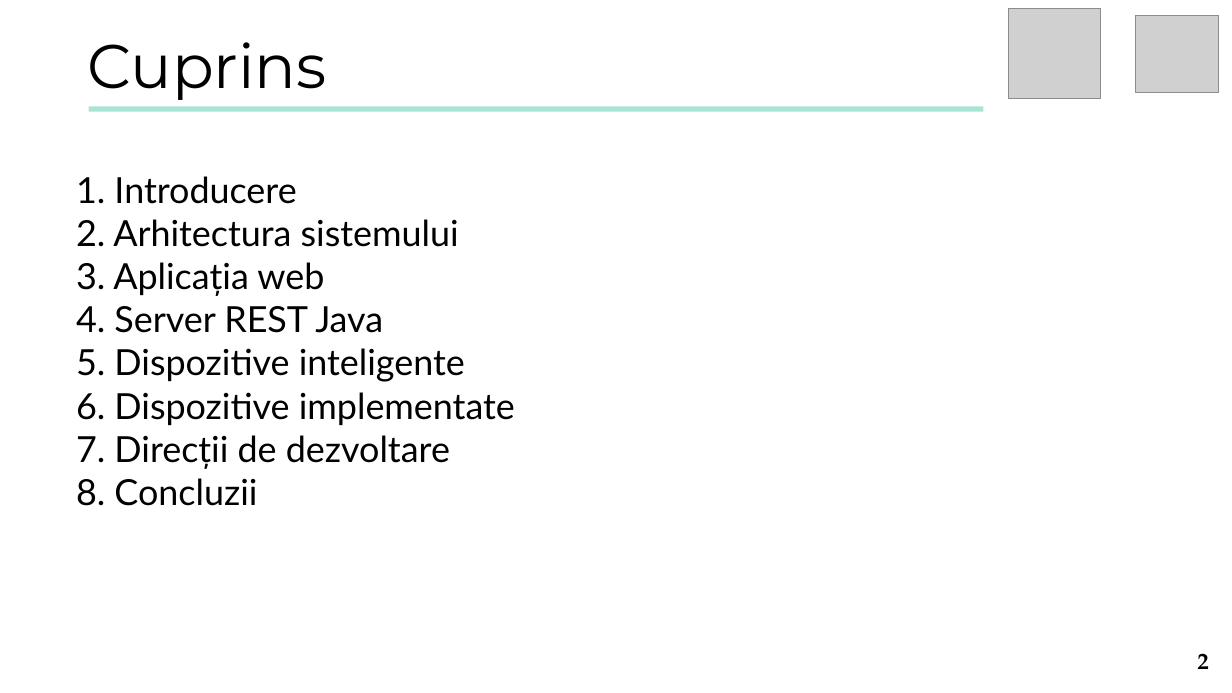
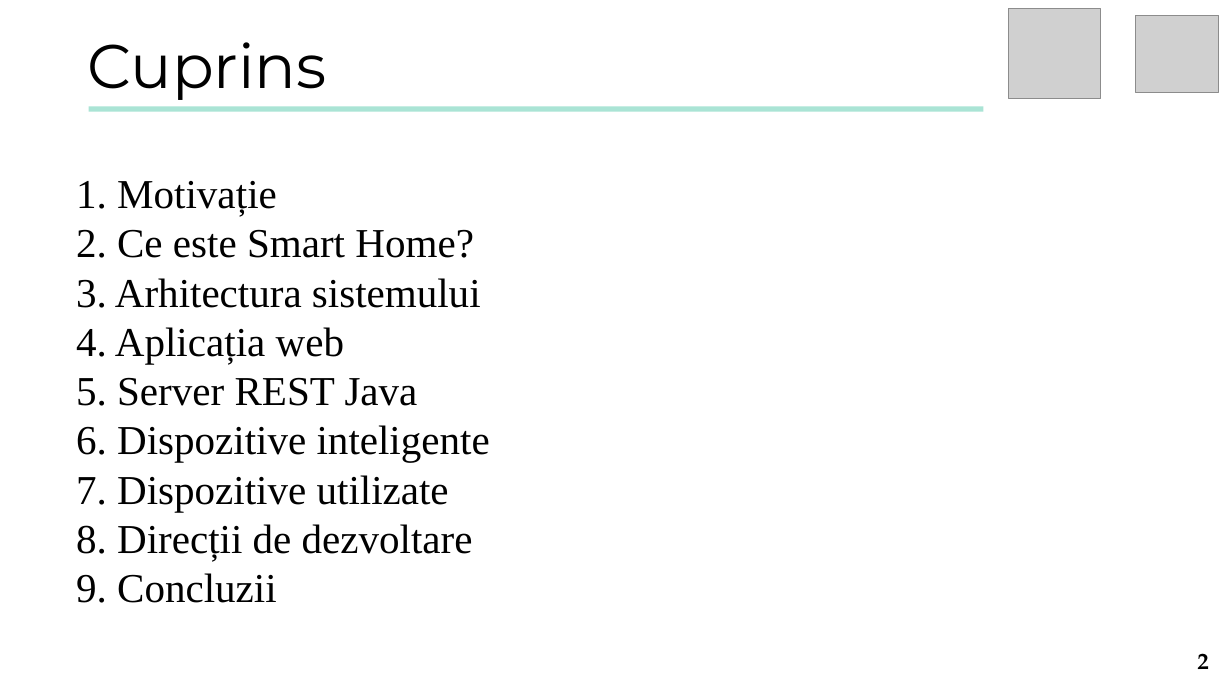
Before and after one commit to turcunicusor/Licenta, a slide deck: slide 2 of Documentation/Presentation.pptx. Drawn at 1232x693 pixels with LibreOffice and Linux fonts; fonts in the diff are those of the drawing; grey boxes stand for pictures. Boxes give left, top, right and bottom in pixels: in the first picture for what was removed or moved away, otherwise in the second. Text is boxed around its words. In the diff, an @@ line names an element or a change of style, - is before the commit and + after.

Commit message:
finished presentation

```diff
--- a/Documentation/Presentation.pptx
+++ b/Documentation/Presentation.pptx
@@ text at bbox=[76, 181, 490, 603]: text changed; size 28 to 32 pt; font Lato to Times New Roman @@
-1. Introducere
-2. Arhitectura sistemului
-3. Aplicația web
-4. Server REST Java
-5. Dispozitive inteligente
-6. Dispozitive implementate
-7. Direcții de dezvoltare
-8. Concluzii
+1. Motivație
+2. Ce este Smart Home?
+3. Arhitectura sistemului
+4. Aplicația web
+5. Server REST Java
+6. Dispozitive inteligente
+7. Dispozitive utilizate
+8. Direcții de dezvoltare
+9. Concluzii
```
Also in this commit, not shown: 10 other slides changed, 2 slides added, 1 slide removed, 4 other files.
